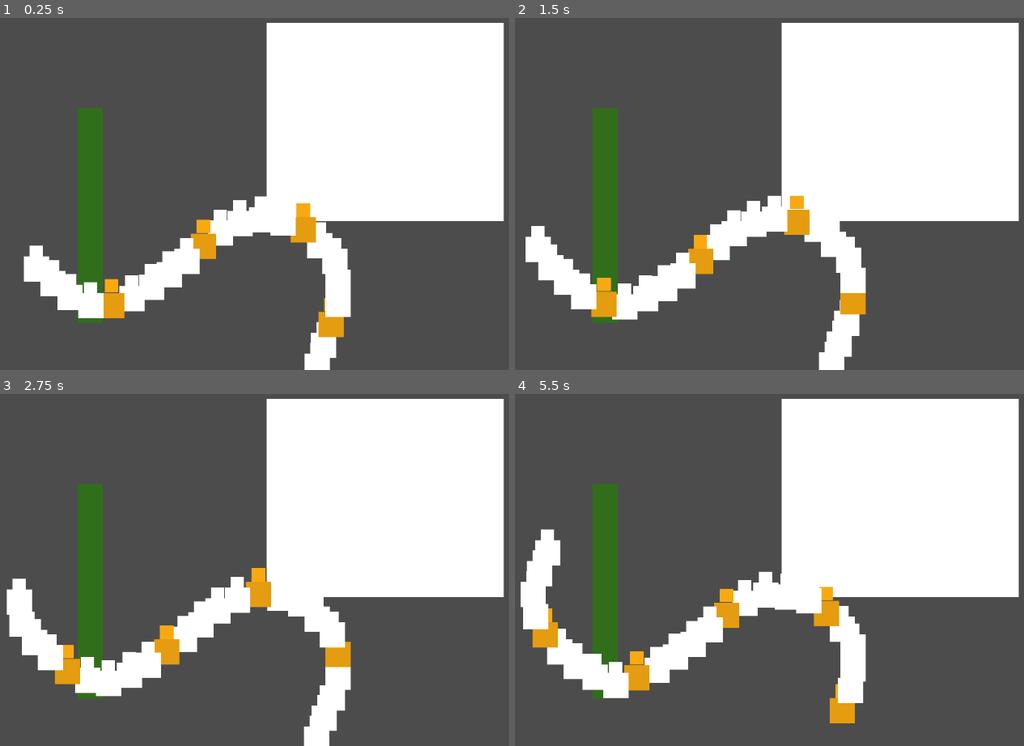
Above: before the commit, frames 1-4 (two rows, left to right).
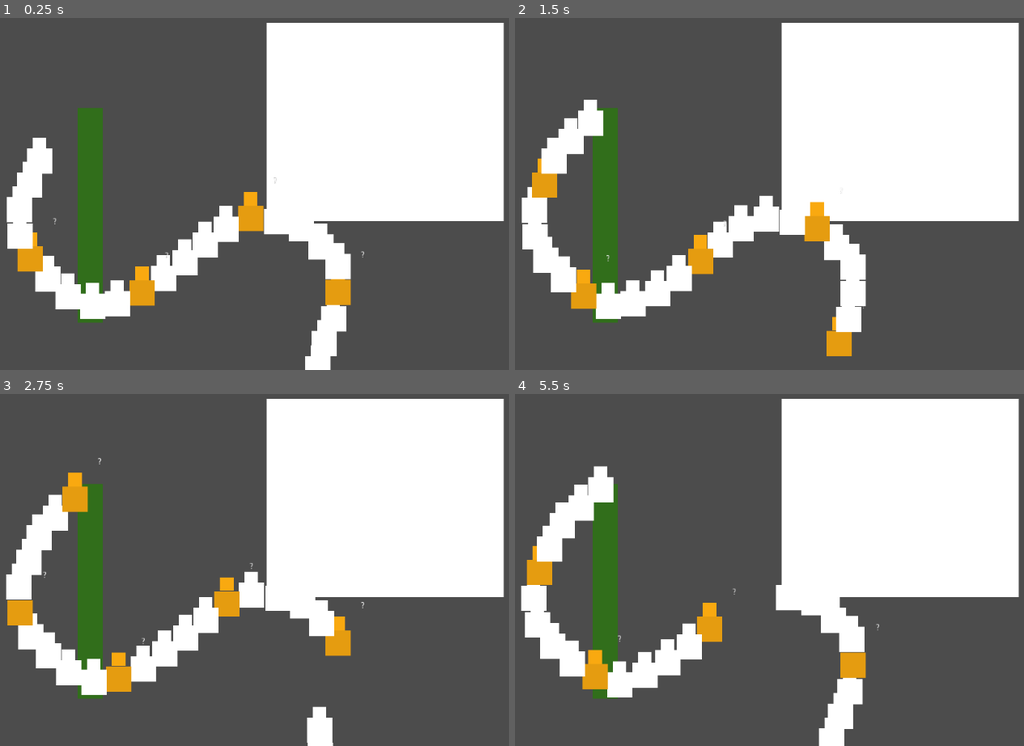
Above: after the commit, the same moments.

Repository: onsetsu/HPIGameJam
Game: Godot game, scene res://Scenes/Mensa.tscn
Same seed, same stepped clock (60 frames per second), same inputs: the game is played once before the commit and once after it.
Inputs:
- Up to frame 1 (0.25 s): no input
- Up to frame 2 (1.5 s): no input
- Up to frame 3 (2.75 s): no input
- Up to frame 4 (5.5 s): no input

The runs differ from the first frame. In frame 1, 6.4% of the frame differs, in the area x 1-72%, y 34-100%; in frame 2, 6.6%; in frame 3, 7.2%; in frame 4, 7.3%, in the area x 1-72%, y 20-100%.

Commit message:
queue3

Diff:
--- a/Scenes/Mensa.tscn
+++ b/Scenes/Mensa.tscn
@@ -14,3 +14,4 @@
 
 [node name="Queue" parent="." instance=ExtResource( 1 )]
 position = Vector2( 280.995, 183.77 )
+speed = 100
--- a/Scenes/Person.tscn
+++ b/Scenes/Person.tscn
@@ -1,6 +1,9 @@
-[gd_scene format=2]
+[gd_scene load_steps=2 format=2]
+
+[ext_resource path="res://Scripts/Person.gd" type="Script" id=1]
 
 [node name="Person" type="Node2D"]
+script = ExtResource( 1 )
 
 [node name="body" type="ColorRect" parent="."]
 margin_left = -19.0
--- a/Scenes/Queue.tscn
+++ b/Scenes/Queue.tscn
@@ -21,12 +21,3 @@
 
 [node name="path" type="Path2D" parent="."]
 curve = SubResource( 1 )
-
-[node name="PathFollow2D" type="PathFollow2D" parent="path"]
-position = Vector2( 404.838, 508.135 )
-rotation = -2.27306
-
-[node name="PathFollow2D2" type="PathFollow2D" parent="path"]
-position = Vector2( 423.862, 181.153 )
-rotation = -2.17293
-offset = 354.4
--- a/Scenes/Sheep.tscn
+++ b/Scenes/Sheep.tscn
@@ -1,6 +1,9 @@
-[gd_scene format=2]
+[gd_scene load_steps=2 format=2]
+
+[ext_resource path="res://Scripts/Sheep.gd" type="Script" id=1]
 
 [node name="Sheep" type="Node2D"]
+script = ExtResource( 1 )
 
 [node name="body" type="ColorRect" parent="."]
 margin_left = -19.0
@@ -16,3 +19,9 @@
 margin_bottom = -1.79999
 rect_scale = Vector2( 0.542294, 0.542294 )
 color = Color( 0.980392, 0.666667, 0.0666667, 1 )
+
+[node name="assigned_dish" type="Label" parent="."]
+margin_left = 37.0501
+margin_top = -65.5501
+margin_right = 77.0501
+margin_bottom = -51.5501
--- /dev/null
+++ b/Scripts/Person.gd
@@ -0,0 +1,16 @@
+extends Node2D
+
+# Declare member variables here. Examples:
+# var a = 2
+# var b = "text"
+
+# Called when the node enters the scene tree for the first time.
+func _ready():
+    pass # Replace with function body.
+
+# Called every frame. 'delta' is the elapsed time since the previous frame.
+#func _process(delta):
+#    pass
+
+func end_reached():
+    queue_free()
--- a/Scripts/Queue.gd
+++ b/Scripts/Queue.gd
@@ -3,7 +3,7 @@
 var sheep_scene = preload("res://Scenes/Sheep.tscn")
 var person_scene = preload("res://Scenes/Person.tscn")
 
-var entities = []
+export var speed = 30
 
 var path_length
 
@@ -16,13 +16,17 @@
             entity = sheep_scene.instance()
         else:
             entity = person_scene.instance()
-        $path
+
         var follow = PathFollow2D.new()
         follow.rotate = false
-        follow.offset = (path_length - 100 ) * i / 30.0
+        follow.offset = (path_length - 100 ) * i / 25.0
         $path.add_child(follow)
         follow.add_child(entity)
 
 func _process(delta):
     for follow_path in $path.get_children():
-        follow_path.offset += 30 * delta
+        follow_path.offset += speed * delta
+        if follow_path.offset > path_length:
+            var person = follow_path.get_children()[0]
+            person.end_reached()
+            follow_path.queue_free()
--- /dev/null
+++ b/Scripts/Sheep.gd
@@ -0,0 +1,19 @@
+extends Node2D
+
+# Declare member variables here. Examples:
+# var a = 2
+# var b = "text"
+var assigned_dish
+
+# Called when the node enters the scene tree for the first time.
+func _ready():
+    pass # Replace with function body.
+
+func _process(delta):
+    if assigned_dish:
+        $assigned_dish.text = str(assigned_dish)
+    else:
+        $assigned_dish.text = '?'
+
+func end_reached():
+    queue_free()
